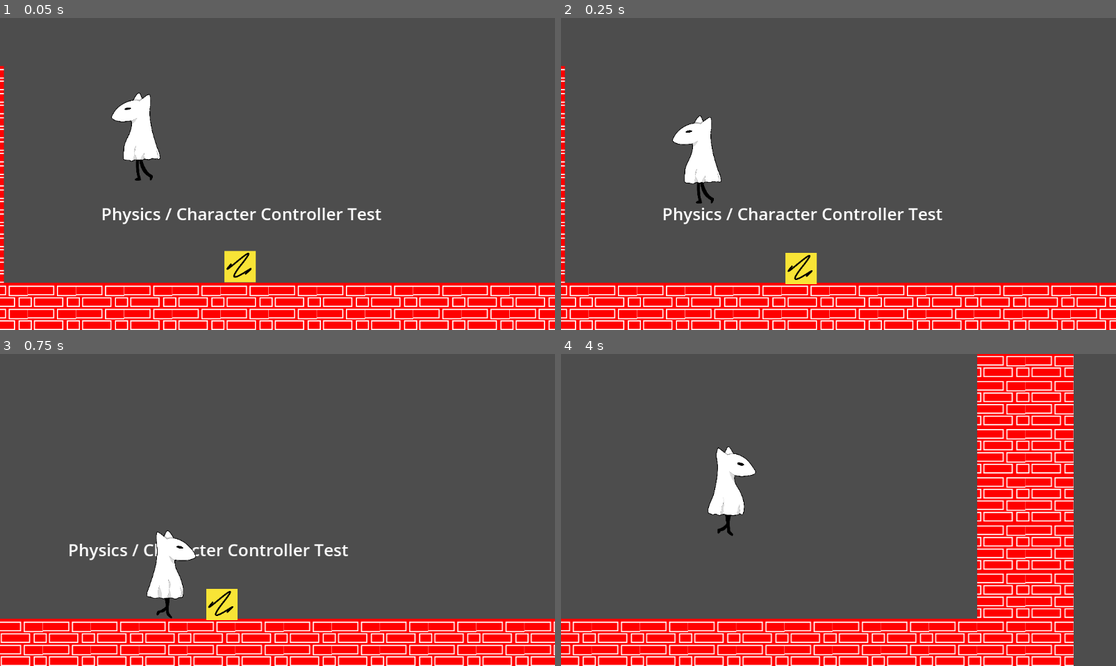
Above: before the commit, frames 1-4 (two rows, left to right).
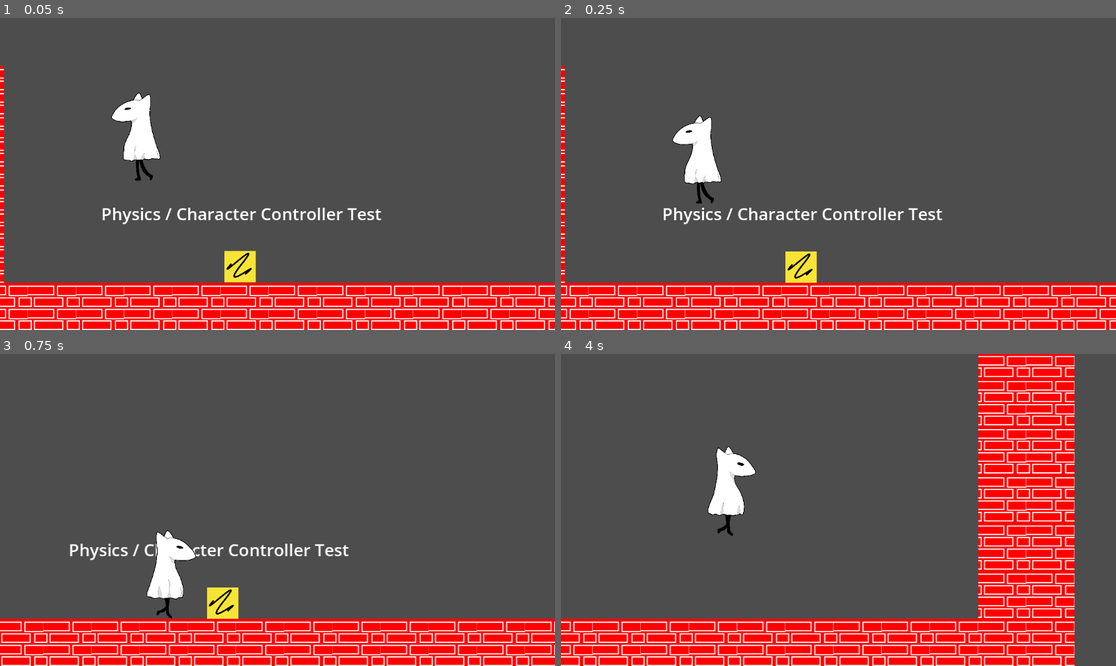
Above: after the commit, the same moments.

Repository: rcivan/ghost-dog
Game: Godot game, scene res://Test.tscn
Two runs of this game, one before a commit and one after it. Both use one fixed random seed, a clock stepped at 60 frames per second and the inputs below.
Inputs:
- Up to frame 1 (0.05 s): no input
- Up to frame 2 (0.25 s): no input
- Up to frame 3 (0.75 s): hold Right (right) from 0.53 s (still down); hold Q (slide) from 0.53 s (still down)
- Up to frame 4 (4 s): tap Space (jump) at 0.77, 1.52, 3.02, 3.77 s; release Q (slide) at 1.28 s; tap Q (slide) at 1.35, 2.85 s; release Right (right) at 2.03 s; hold Left (left) 2.03-2.78 s; hold Q (slide) 2.03-2.78 s; hold Right (right) from 2.78 s (still down); hold Q (slide) from 3.53 s (still down)

Frame 1 is identical in both runs. In frame 2, 0.2% of the frame differs, in the area x 40-47%, y 74-86%; in frame 3, 2.7%; in frame 4, 4.1%, in the area x 1-93%, y 0-100%.

Commit message:
fix box hitbox

Diff:
--- a/game/Test.tscn
+++ b/game/Test.tscn
@@ -161,8 +161,8 @@
 sources/0 = SubResource("TileSetScenesCollectionSource_13gbt")
 pattern_0 = SubResource("TileMapPattern_y2lqt")
 
-[sub_resource type="RectangleShape2D" id="RectangleShape2D_7ism7"]
-size = Vector2(62.5, 59)
+[sub_resource type="RectangleShape2D" id="RectangleShape2D_8tu8c"]
+size = Vector2(65, 65)
 
 [node name="Test" type="Node2D"]
 position = Vector2(8, 0)
@@ -203,4 +203,4 @@
 
 [node name="CollisionShape2D" type="CollisionShape2D" parent="Box"]
 position = Vector2(541, 518)
-shape = SubResource("RectangleShape2D_7ism7")
+shape = SubResource("RectangleShape2D_8tu8c")
Not shown: 1 places in game/Test.tscn that only renumber resources
